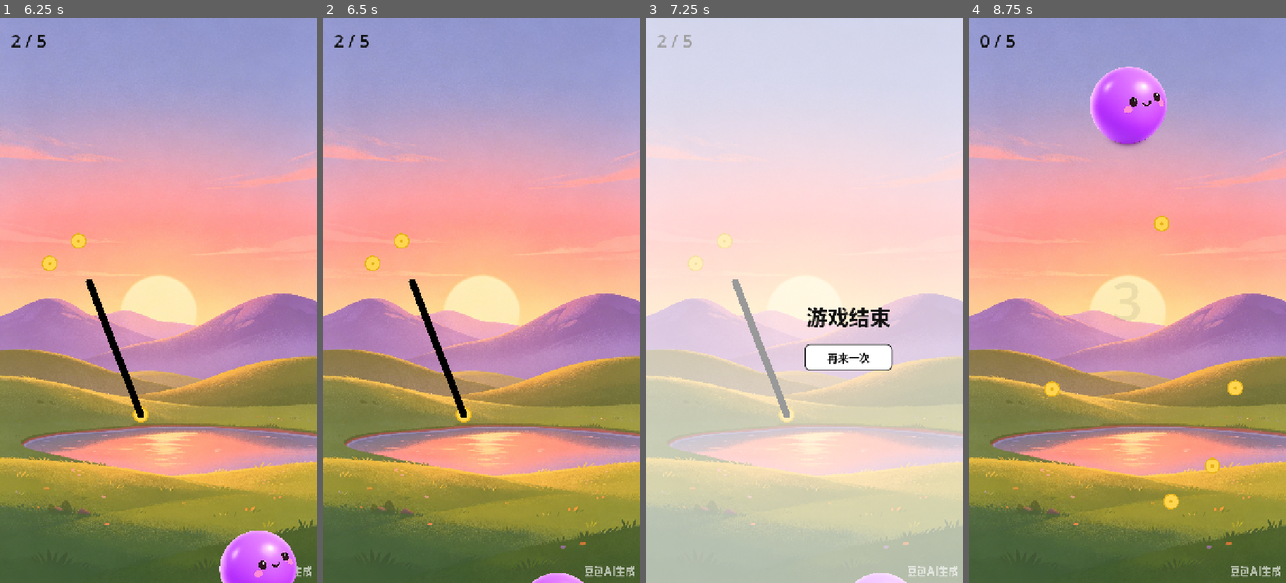
Above: before the commit, frames 1-4 (left to right).
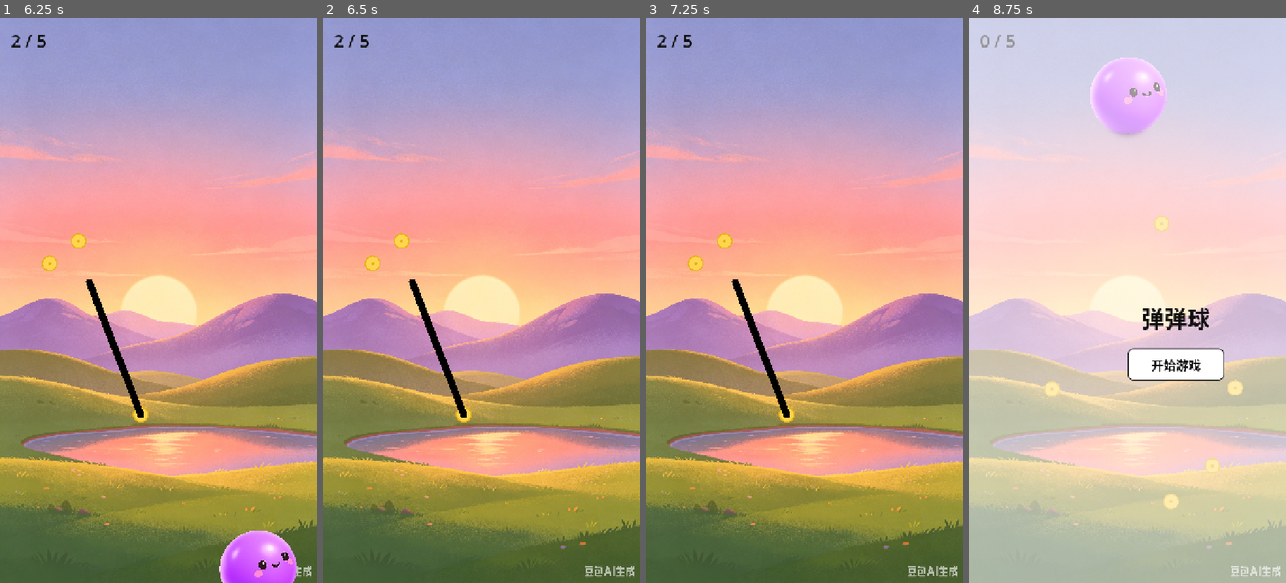
Above: after the commit, the same moments.

Repository: day-dreamer-11/bounce-line-
Game: Godot game, scene res://scenes/TrailDemo.tscn
Same seed, same stepped clock (60 frames per second), same inputs: the game is played once before the commit and once after it.
Inputs (mouse positions are in pixels of both pictures, inside the frame that each line leads up to):
- Up to frame 1 (6.25 s): click "开始游戏" at 0.5 s; tap Enter at 1.25, 2.75 s; move the mouse to (228, 272) at 1.27 s; click (228, 272) at 1.42 s; tap Space at 2, 3.5 s; drag from (95, 328) to (244, 413) at 2.02 s; move the mouse to (190, 176) at 2.77 s; click (190, 176) at 2.92 s; drag from (142, 413) to (50, 260) at 3.52 s; move the mouse to (253, 385) at 4.27 s; click (253, 385) at 4.42 s; drag from (63, 215) to (139, 413) at 5.02 s; move the mouse to (174, 300) at 5.77 s; click (174, 300) at 5.92 s
- Up to frame 2 (6.5 s): no input
- Up to frame 3 (7.25 s): drag from (756, 159) to (696, 260) at 6.52 s
- Up to frame 4 (8.75 s): click (1171, 357) at 7.25 s, where only the run before the commit has a clickable "再来一次"; click "开始游戏" (after the commit: "再来一次") at 8 s

Frame 1 is identical in both runs. In frame 2, 0.2% of the frame differs, in the area x 66-83%, y 98-100%; in frame 3, 100%, in the area x 0-100%, y 0-100%; in frame 4, 100%.

Commit message:
fix: Game over triggers after ball fully leaves screen (1350→1550)
Co-Authored-By: Claude Opus 4.7 <noreply@anthropic.com>

Diff:
--- a/scripts/ball.gd
+++ b/scripts/ball.gd
@@ -51,6 +51,6 @@
 
 
 func _process(_delta: float) -> void:
-	if global_position.y > 1350.0:
+	if global_position.y > 1550.0:
 		fell_off_screen.emit()
 		set_process(false)
